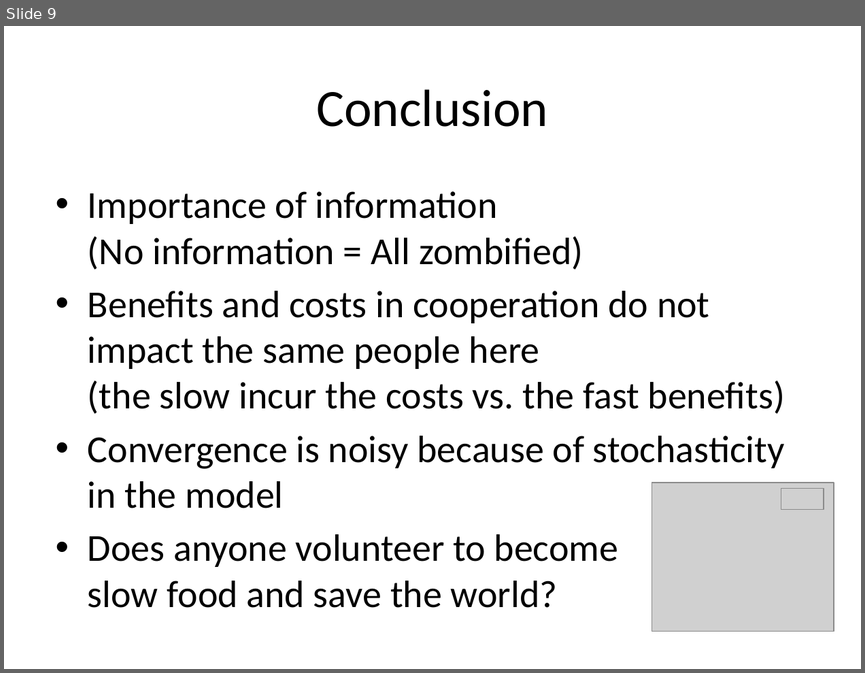
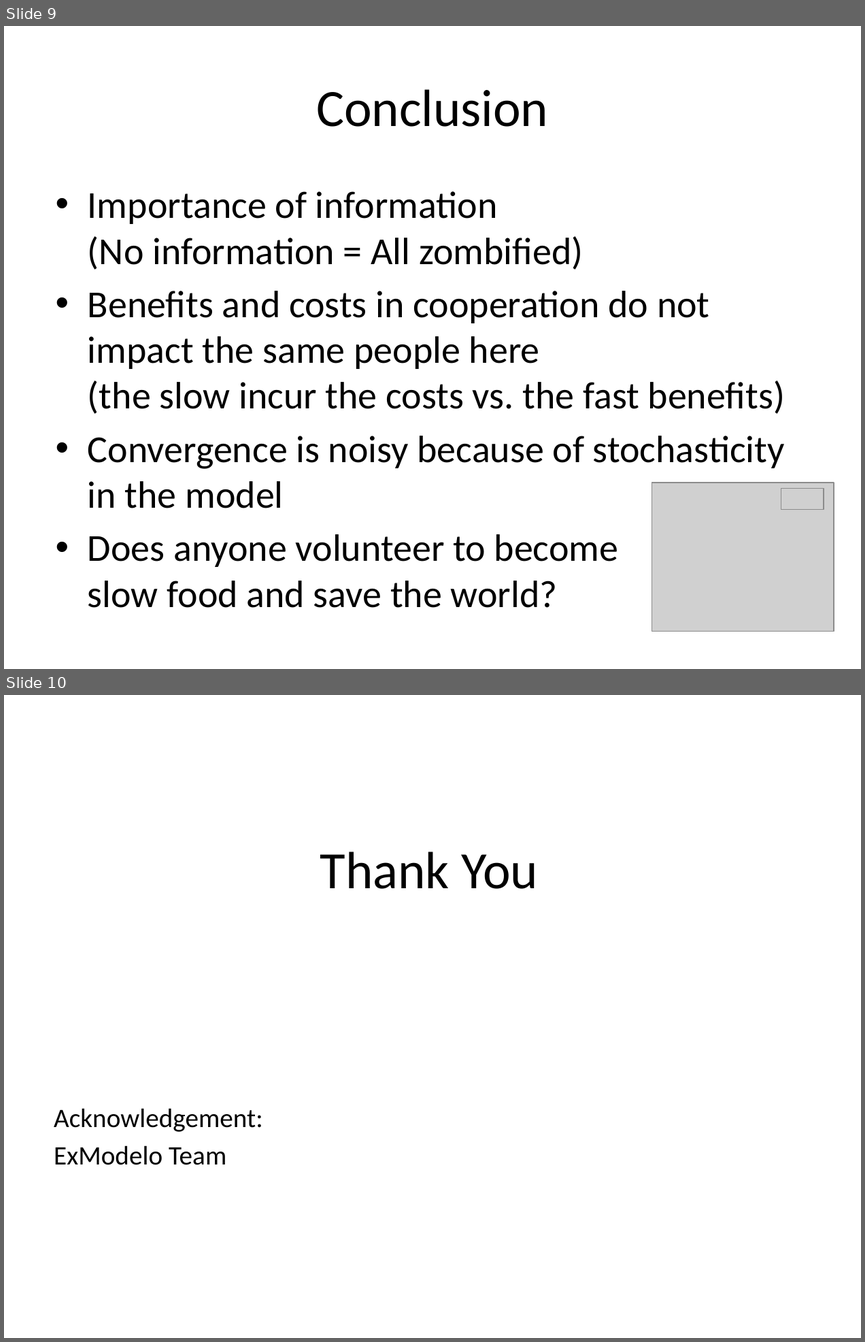
Before and after one commit to pioucyril/exmodeloGroup4, a slide deck: Social benefits of slow food.pptx. Shown one above the other, each under a label of ours: slide 9 before the commit, slides 9 and 10 after it. The pictures are 865x673 and 865x1342 pixels, drawn with LibreOffice and Linux fonts; fonts in the diff are those of the drawing; grey boxes stand for pictures. Boxes give left, top, right and bottom in pixels: in the first picture for what was removed or moved away, otherwise in the second. Text is boxed around its words. In the diff, an @@ line names an element or a change of style, - is before the commit and + after.

```diff
--- a/Social benefits of slow food.pptx
+++ b/Social benefits of slow food.pptx
@@ slide 10 added at (x1=4, y1=695, x2=861, y2=1338), background #FFFFFF @@
@@ title added at (x1=320, y1=851, x2=538, y2=889), 44 pt, text #000000 @@
+Thank You
@@ text added at (x1=54, y1=1108, x2=263, y2=1165), 22.4 pt, text #000000 @@
+Acknowledgement:
+ExModelo Team
```
Also in this commit, not shown: 1 slide changed.
